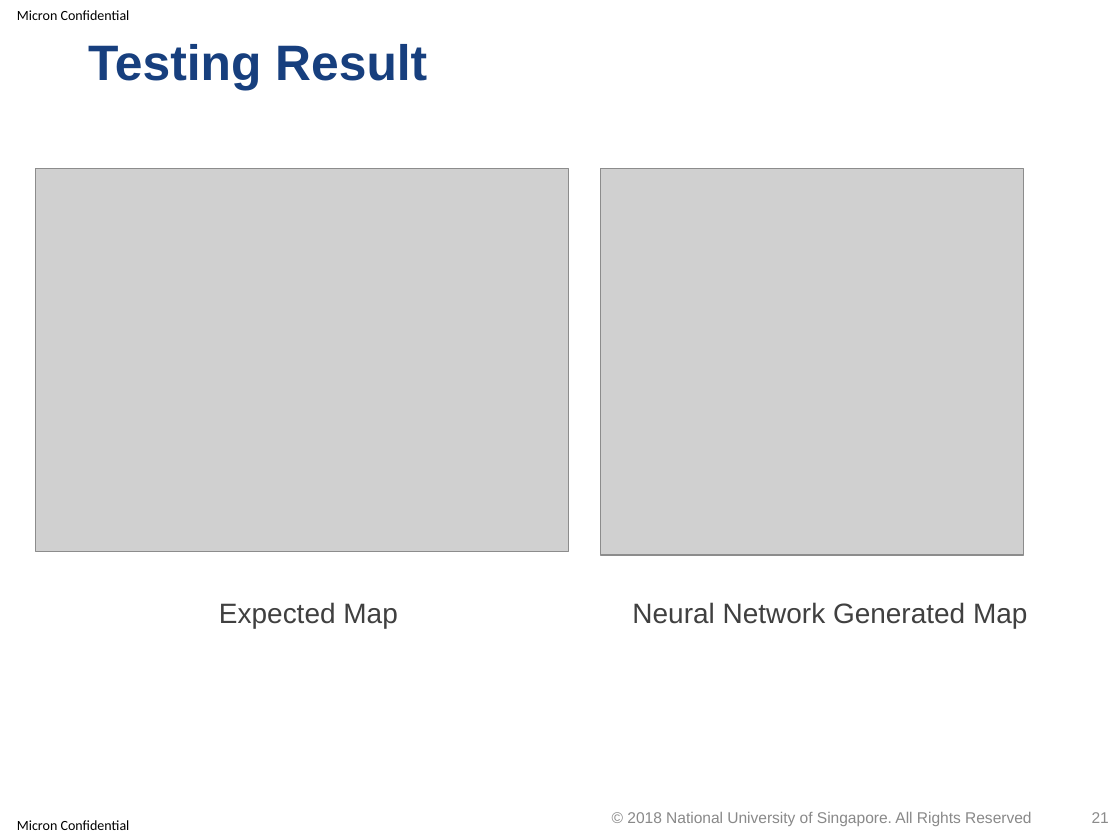
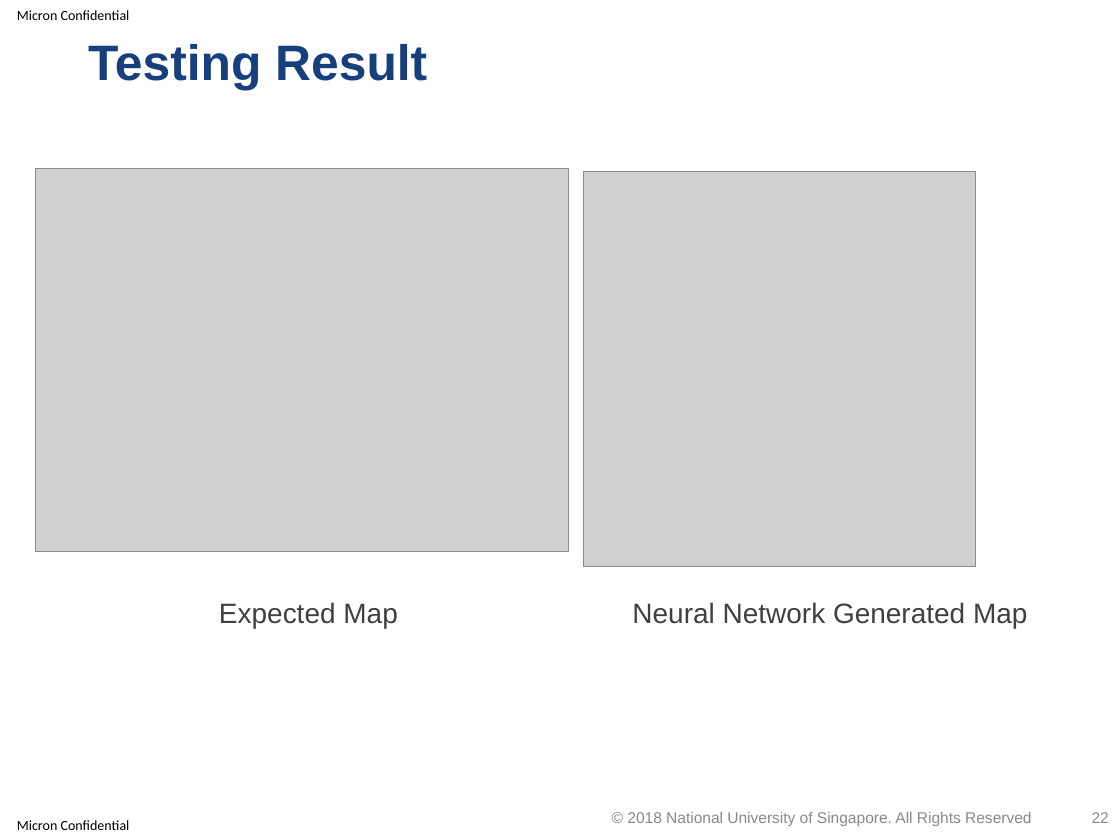
Before and after one commit to optimusium/3dscan, a slide deck: slide 22 of PracticeModule_Presentation.pptx (slide 21 before the commit). Drawn at 1120x840 pixels with LibreOffice and Linux fonts; fonts in the diff are those of the drawing; grey boxes stand for pictures; background and template pictures are left out. Boxes give left, top, right and bottom in pixels: in the first picture for what was removed or moved away, otherwise in the second. Text is boxed around its words. In the diff, an @@ line names an element or a change of style, - is before the commit and + after.

```diff
--- a/PracticeModule_Presentation.pptx
+++ b/PracticeModule_Presentation.pptx
@@ picture: place and size @@
-picture at bbox=[600, 169, 1024, 556]
+picture at bbox=[584, 171, 976, 566]
@@ page number at bbox=[1092, 812, 1109, 823]: text changed @@
-21
+22
```
Also in this commit, not shown: 1 other slide changed, 3 slides removed, 1 other file.
